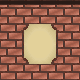
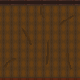
Layers edited between the first and the second 80 x 80 image:
added layer "Layer 121 copy 2" above "Layer 121" over (x1=0, y1=5, x2=80, y2=80)
added group "Failed" with 1 layers above "Wall 1" over (x1=0, y1=5, x2=80, y2=80)
added group "Wall 1" with 6 layers above "Background" over (x1=0, y1=5, x2=80, y2=80)
hid "Layer 12", moved it into group "Wall 1" over (x1=0, y1=5, x2=80, y2=80)
hid "Background" over (x1=0, y1=5, x2=80, y2=80)
